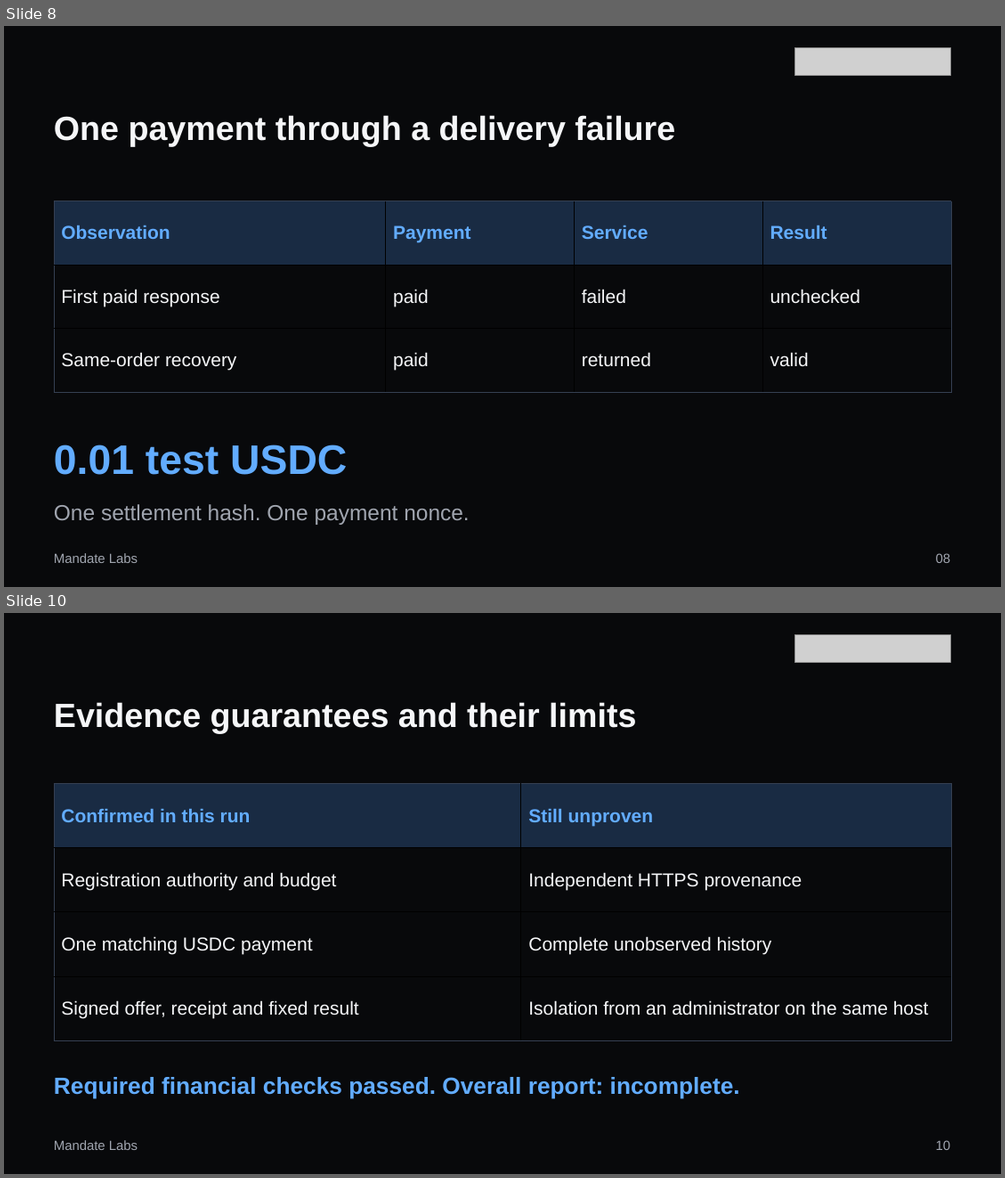
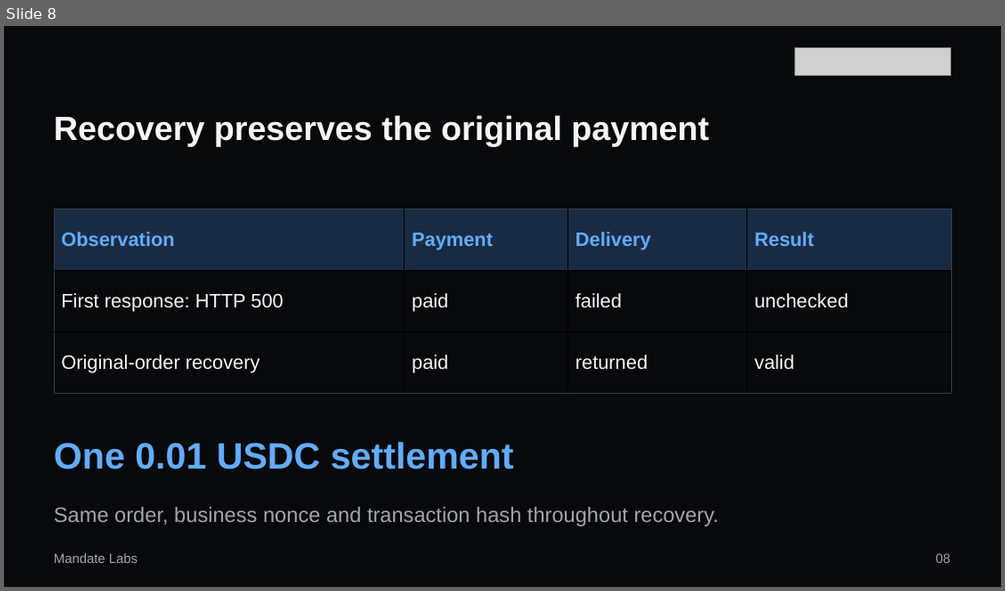
Before and after one commit to MandateLabs666/mandate-wallet, a slide deck: competition/submission-2026-10-20/presentation/mandate-wallet-10min-final.pptx. Shown one above the other, each under a label of ours: slides 8 and 10 before the commit, slide 8 after it; the slides between them are not shown. The pictures are 1005x1178 and 1005x591 pixels, drawn with LibreOffice and Linux fonts; fonts in the diff are those of the drawing; grey boxes stand for pictures. Boxes give left, top, right and bottom in pixels: in the first picture for what was removed or moved away, otherwise in the second. Text is boxed around its words. In the diff, an @@ line names an element or a change of style, - is before the commit and + after.

```diff
--- a/competition/submission-2026-10-20/presentation/mandate-wallet-10min-final.pptx
+++ b/competition/submission-2026-10-20/presentation/mandate-wallet-10min-final.pptx
@@ slide 10 removed at bbox=[4, 613, 1001, 1174], background #08090B @@
@@ picture removed at bbox=[794, 634, 950, 662] @@
@@ text removed at bbox=[54, 702, 636, 734] @@
-Evidence guarantees and their limits
@@ table removed at bbox=[54, 784, 952, 1041], 4 rows, 2 columns @@
-Confirmed in this run | Still unproven
-Registration authority and budget | Independent HTTPS provenance
-One matching USDC payment | Complete unobserved history
-Signed offer, receipt and fixed result | Isolation from an administrator on the same host
@@ text removed at bbox=[54, 1077, 740, 1099] @@
-Required financial checks passed. Overall report: incomplete.
@@ text removed at bbox=[54, 1140, 138, 1150] @@
-Mandate Labs
@@ text removed at bbox=[936, 1140, 951, 1150] @@
-10
@@ slide 8 changed as well @@
@@ text at bbox=[54, 115, 709, 147]: text changed @@
-One payment through a delivery failure
+Recovery preserves the original payment
@@ table at bbox=[54, 209, 952, 394] @@
-row 1, column 3: Service
+row 1, column 3: Delivery
-row 2, column 1: First paid response
+row 2, column 1: First response: HTTP 500
-row 3, column 1: Same-order recovery
+row 3, column 1: Original-order recovery
@@ size 18 to 18.8 pt in "Observation", "Payment", "Result", "paid" and 5 more places @@
@@ table: place and size @@
-table at bbox=[54, 201, 952, 392]
+table at bbox=[54, 209, 952, 394]
@@ text at bbox=[54, 442, 514, 469]: text changed; size 39.8 to 35.2 pt @@
-0.01 test USDC
+One 0.01 USDC settlement
@@ text at bbox=[54, 507, 719, 526]: text changed; size 21 to 20.2 pt @@
-One settlement hash. One payment nonce.
+Same order, business nonce and transaction hash throughout recovery.
```
Also in this commit, not shown: 6 other slides changed, 6 slides added, 5 other slides removed, 13 other files.
